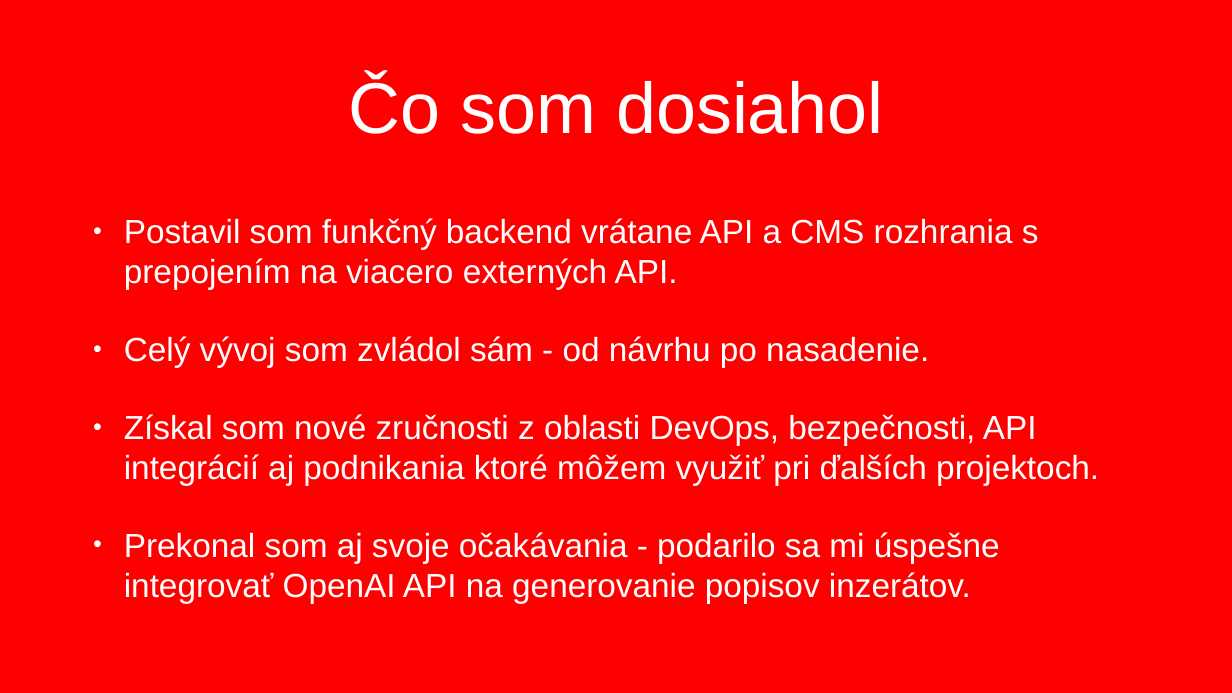
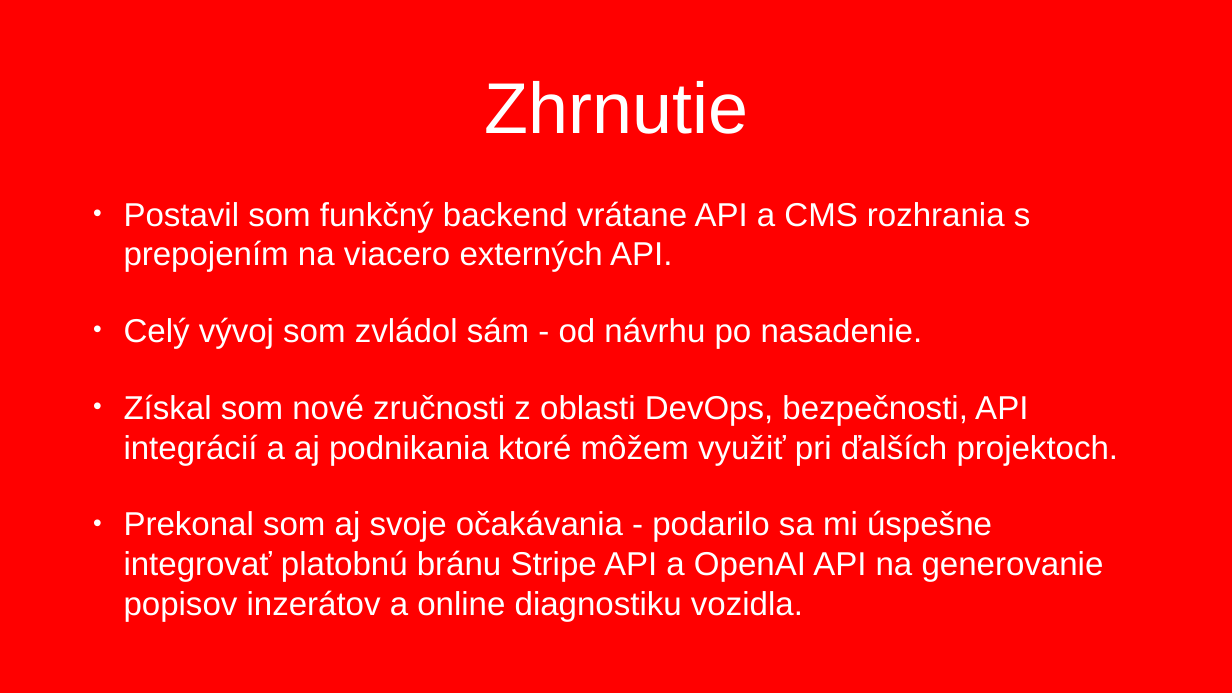
Before and after one commit to Autobahn-sk/Autobahn.sk, a slide deck: slide 13 of __prezentacia__/Prezentácia Martin Mojžiš.pptx. Drawn at 1232x693 pixels with LibreOffice and Linux fonts; fonts in the diff are those of the drawing; background and template pictures are left out. Boxes give left, top, right and bottom in pixels: in the first picture for what was removed or moved away, otherwise in the second. Text is boxed around its words. In the diff, an @@ line names an element or a change of style, - is before the commit and + after.

```diff
--- a/__prezentacia__/Prezentácia Martin Mojžiš.pptx
+++ b/__prezentacia__/Prezentácia Martin Mojžiš.pptx
@@ title at box(485, 81, 748, 134): text changed @@
-Čo som dosiahol
+Zhrnutie
@@ text at box(124, 201, 1031, 349): size 52 to 51.5 pt in "Postavil som funkčný backend vrátane API a ...", "Celý vývoj som zvládol sám - od ..."; indent changed; less space between paragraphs @@
@@ text at box(124, 394, 1119, 621): text changed; size 52 to 51.5 pt @@
-• Získal som nové zručnosti z oblasti DevOps, bezpečnosti, API integrácií aj podnikania ktoré môžem využiť pri ďalších projektoch.
-• Prekonal som aj svoje očakávania - podarilo sa mi úspešne integrovať OpenAI API na generovanie popisov inzerátov.
+• Získal som nové zručnosti z oblasti DevOps, bezpečnosti, API integrácií a aj podnikania ktoré môžem využiť pri ďalších projektoch.
+• Prekonal som aj svoje očakávania - podarilo sa mi úspešne integrovať platobnú bránu Stripe API a OpenAI API na generovanie popisov inzerátov a online diagnostiku vozidla.
```
Also in this commit, not shown: 11 other slides changed, 1 slide added.
